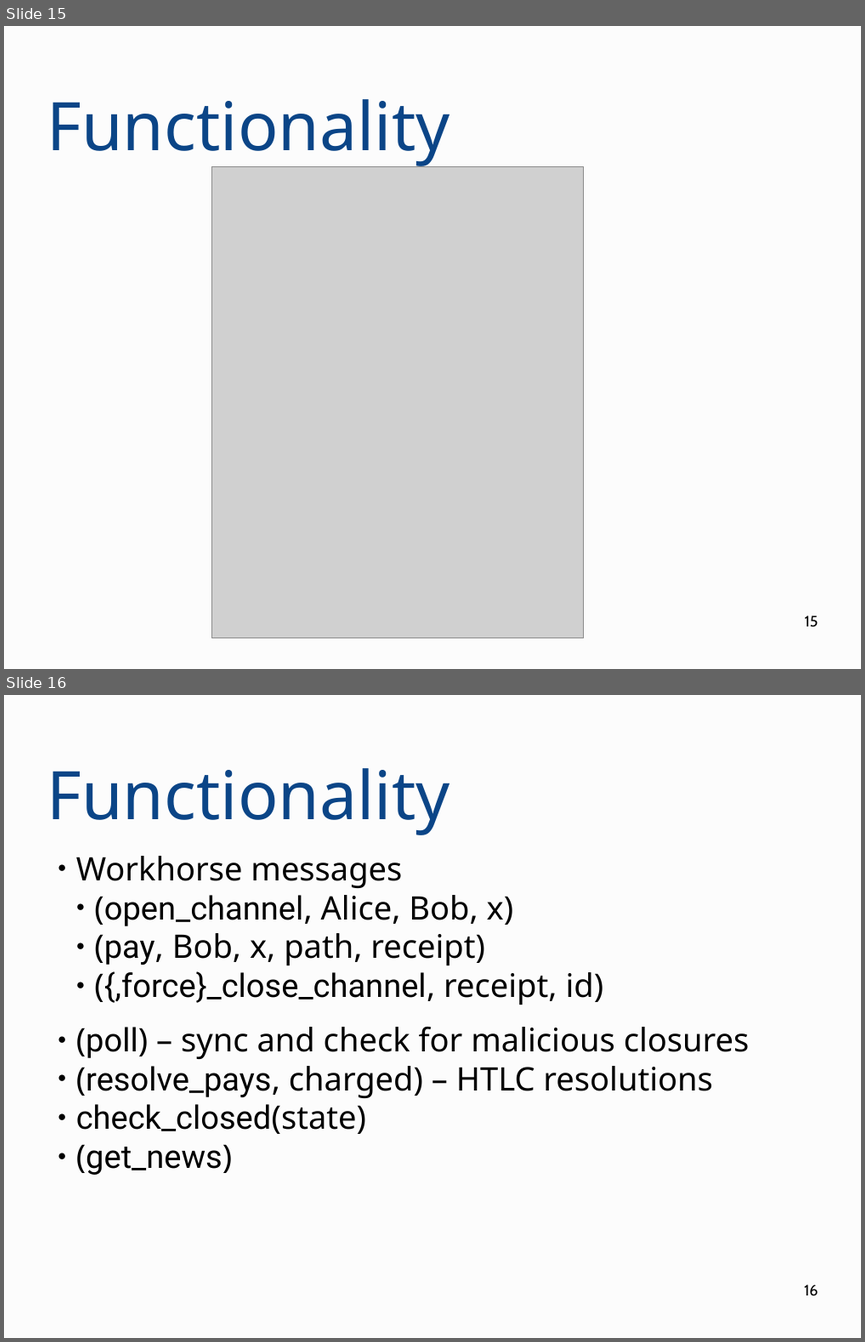
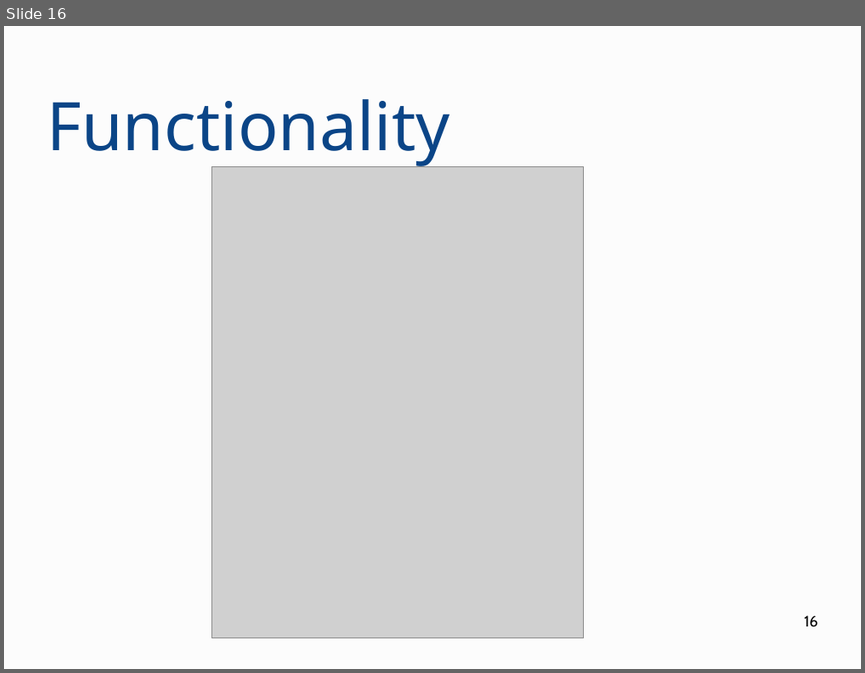
Before and after one commit to OrfeasLitos/PaymentChannels, a slide deck: paper-slides/presentation.odp. Shown one above the other, each under a label of ours: slides 15 and 16 before the commit, slide 16 after it. The pictures are 865x1342 and 865x673 pixels, drawn with LibreOffice and Linux fonts; fonts in the diff are those of the drawing; grey boxes stand for pictures. Boxes give left, top, right and bottom in pixels: in the first picture for what was removed or moved away, otherwise in the second. Text is boxed around its words. In the diff, an @@ line names an element or a change of style, - is before the commit and + after.

```diff
--- a/paper-slides/presentation.odp
+++ b/paper-slides/presentation.odp
@@ slide 16 removed at (4, 695, 861, 1338), background #FCFCFC @@
@@ title removed at (46, 768, 449, 835) @@
-Functionality
@@ text removed at (76, 856, 749, 1174) @@
-● Workhorse messages
-  ● (open_channel, Alice, Bob, x)
-  ● (pay, Bob, x, path, receipt)
-  ● ({,force}_close_channel, receipt, id)
-● (poll) – sync and check for malicious closures
-● (resolve_pays, charged) – HTLC resolutions
-● check_closed(state)
-● (get_news)
@@ page number removed at (804, 1284, 817, 1296) @@
-16
@@ what was slide 15 is now slide 16 @@
@@ page number at (804, 615, 817, 627): text changed @@
-15
+16
```
Also in this commit, not shown: 2 slides changed, 3 slides added, 1 other slide removed, 1 other file.
